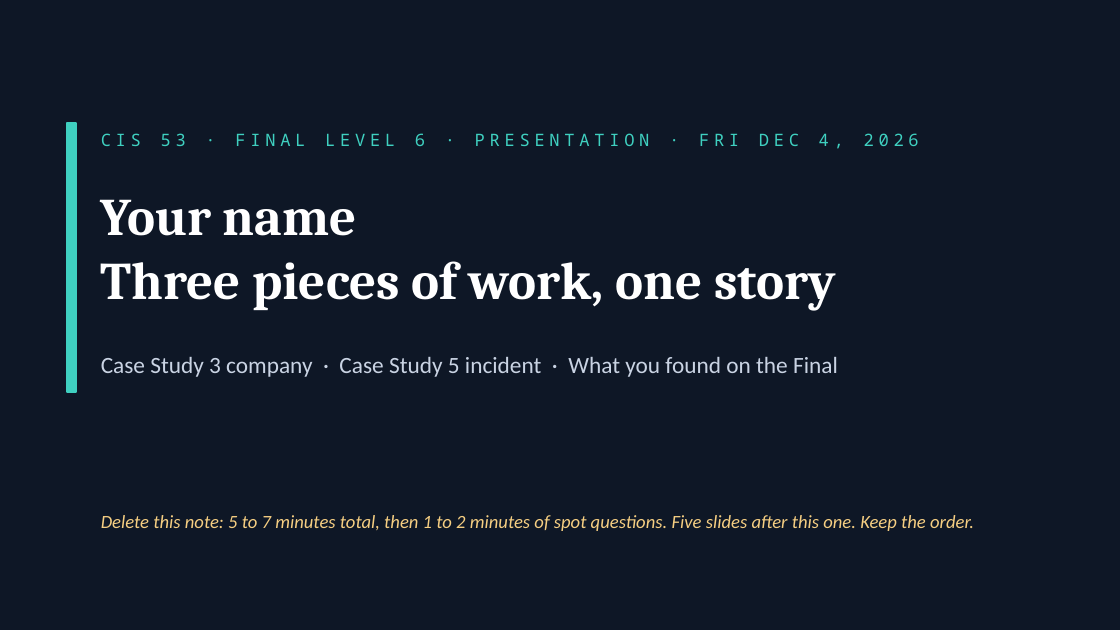
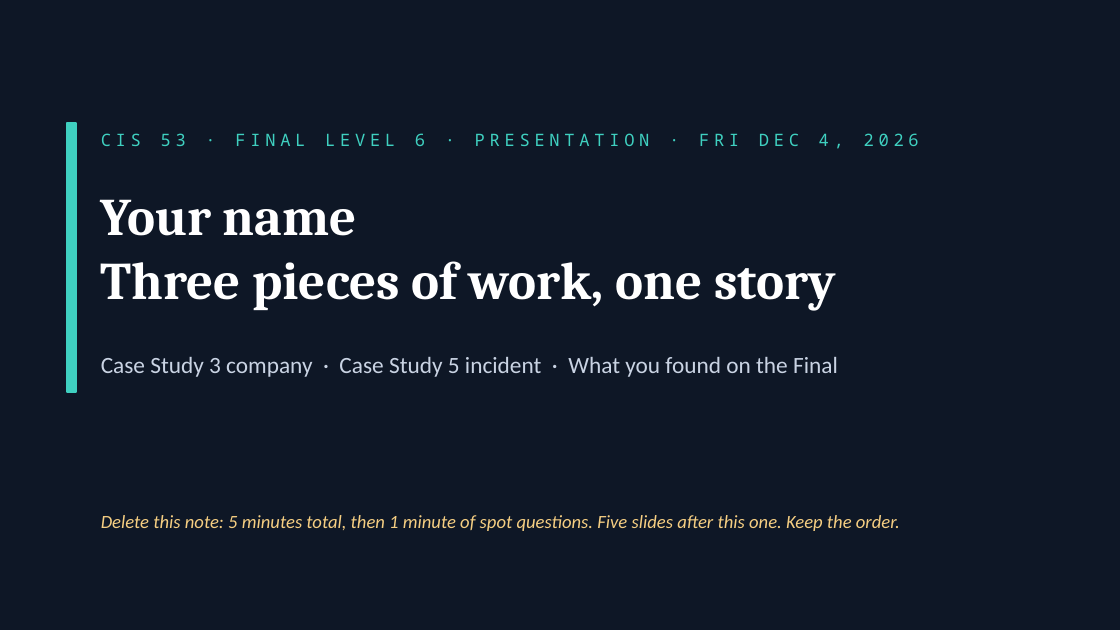
Before and after one commit to cyberdefendersprogram/classapp, a slide deck: slide 1 of content/cis53/templates/CIS53-Final-Presentation-Template.pptx. Drawn at 1120x630 pixels with LibreOffice and Linux fonts; fonts in the diff are those of the drawing. Boxes give left, top, right and bottom in pixels: in the first picture for what was removed or moved away, otherwise in the second. Text is boxed around its words. In the diff, an @@ line names an element or a change of style, - is before the commit and + after.

```diff
--- a/content/cis53/templates/CIS53-Final-Presentation-Template.pptx
+++ b/content/cis53/templates/CIS53-Final-Presentation-Template.pptx
@@ text at <box>101,515,900,531</box>: text changed @@
-Delete this note: 5 to 7 minutes total, then 1 to 2 minutes of spot questions. Five slides after this one. Keep the order.
+Delete this note: 5 minutes total, then 1 minute of spot questions. Five slides after this one. Keep the order.
```
Also in this commit, not shown: 4 other slides changed, 2 other files.
